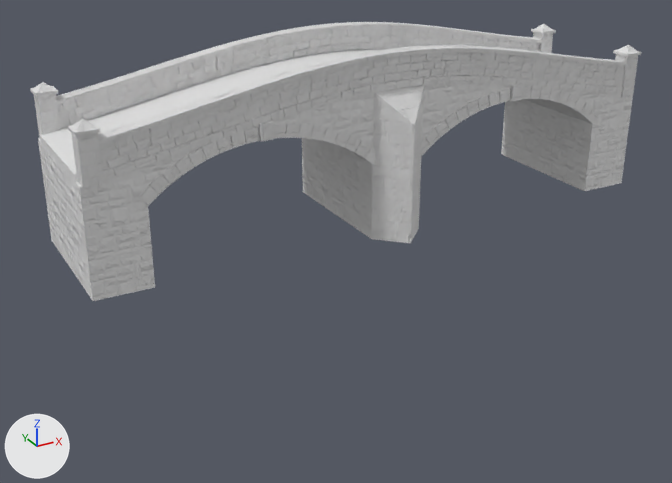
Two versions of the FBX model GameClient/ArtSource/Silverbrook/RiverBridge/SilverbrookRiverBridge.fbx, one commit apart.
The view is the same before and after, from a camera (50 mm lens) standing at (-16.8, -28.8, 9.2) and looking at (-1.0, -0.1, -5.1). The lights are fixed; the arrows at lower left show +X, +Y and +Z. The older version comes first. Vertices at exactly the same position are counted once.

The first picture shows 'SM_SBRiverBridge_Deck', 'SM_SBRiverBridge_Dressed', 'SM_SBRiverBridge_Masonry'.
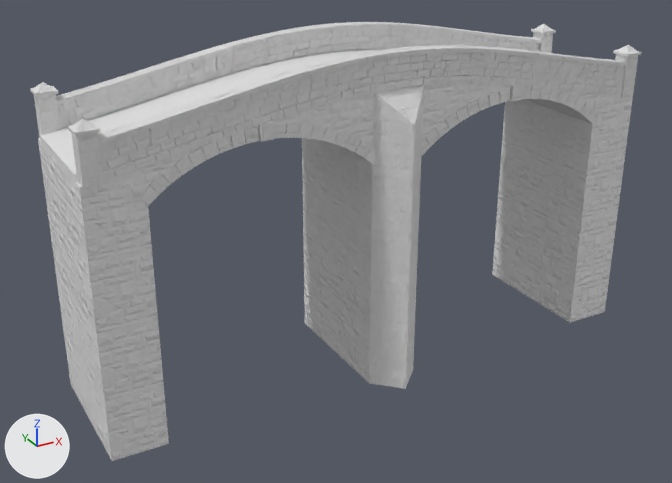
The change, as a diff of the scene's bpy script:
```diff
--- a/GameClient/ArtSource/Silverbrook/RiverBridge/SilverbrookRiverBridge.fbx.py
+++ b/GameClient/ArtSource/Silverbrook/RiverBridge/SilverbrookRiverBridge.fbx.py
@@ me_sm_sbriverbridge_dressed @@
 # used by ob_sm_sbriverbridge_dressed; location = (0.0, 0.0, 0.0)
 # before: 1219 (-1.0, -2.7, -4.0) at pixel (371, 239), 1220 (1.0, -2.7, -4.0) at pixel (418, 228), 1221 (0.0, -3.7, -4.0) at pixel (410, 243)
-me_sm_sbriverbridge_dressed.from_pydata(...)  # 7242 vertices, 4538 faces; spans x -11.0..11.0, y -3.7..3.7, z -4.0..2.6
+me_sm_sbriverbridge_dressed.from_pydata(...)  # 7242 vertices, 4538 faces; spans x -11.0..11.0, y -3.7..3.7, z -10.0..2.6
+# me_sm_sbriverbridge_dressed part 1
+for i in [1219, 1220, 1221]: me_sm_sbriverbridge_dressed.vertices[i].co += Vector((0.0, 0.0, -6.0))
+# other edits to the shape of me_sm_sbriverbridge_dressed do not show in these pictures
 me_sm_sbriverbridge_dressed.materials.append(mat_sb_riverbridge_dressed)
@@ me_sm_sbriverbridge_masonry @@
 # used by ob_sm_sbriverbridge_masonry; location = (0.0, 0.0, 0.0)
-me_sm_sbriverbridge_masonry.from_pydata(...)  # 1044 vertices, 1034 faces; spans x -11.0..11.0, y -2.7..2.7, z -4.0..2.5
+me_sm_sbriverbridge_masonry.from_pydata(...)  # 1044 vertices, 1034 faces; spans x -11.0..11.0, y -2.7..2.7, z -10.0..2.5
+# me_sm_sbriverbridge_masonry part 2: all 18 vertices in x -11.0..-9.0, y -2.7..2.7, z -4.0 are moved by (0.0, 0.0, -6.0)
+# me_sm_sbriverbridge_masonry part 3: all 18 vertices in x -1.0..1.0, y -2.7..2.7, z -4.0 are moved by (0.0, 0.0, -6.0)
+# me_sm_sbriverbridge_masonry part 4: all 18 vertices in x 9.0..11.0, y -2.7..2.7, z -4.0 are moved by (0.0, 0.0, -6.0)
 me_sm_sbriverbridge_masonry.materials.append(mat_sb_riverbridge_masonry)
```

What differs and where, as boxes [x1, y1, x2, y2] in the pictures (672 x 483 px; the box of a moved part takes in the faces that stretch with it):
'SM_SBRiverBridge_Masonry', reshaped (62% taller): before [38, 43, 633, 301]; after [38, 43, 633, 461]
'SM_SBRiverBridge_Dressed', reshaped (65% taller): before [30, 22, 641, 244]; after [30, 22, 641, 389]
part 1 of me_sm_sbriverbridge_dressed, moved or reshaped: before [372, 115, 423, 244]; after [369, 115, 423, 389]
part 2 of me_sm_sbriverbridge_masonry, moved or reshaped: before [38, 139, 155, 301]; after [38, 139, 169, 461]
part 3 of me_sm_sbriverbridge_masonry, moved or reshaped: before [302, 138, 373, 239]; after [302, 138, 373, 383]
part 4 of me_sm_sbriverbridge_masonry, moved or reshaped: before [501, 92, 633, 191]; after [492, 92, 633, 322]
